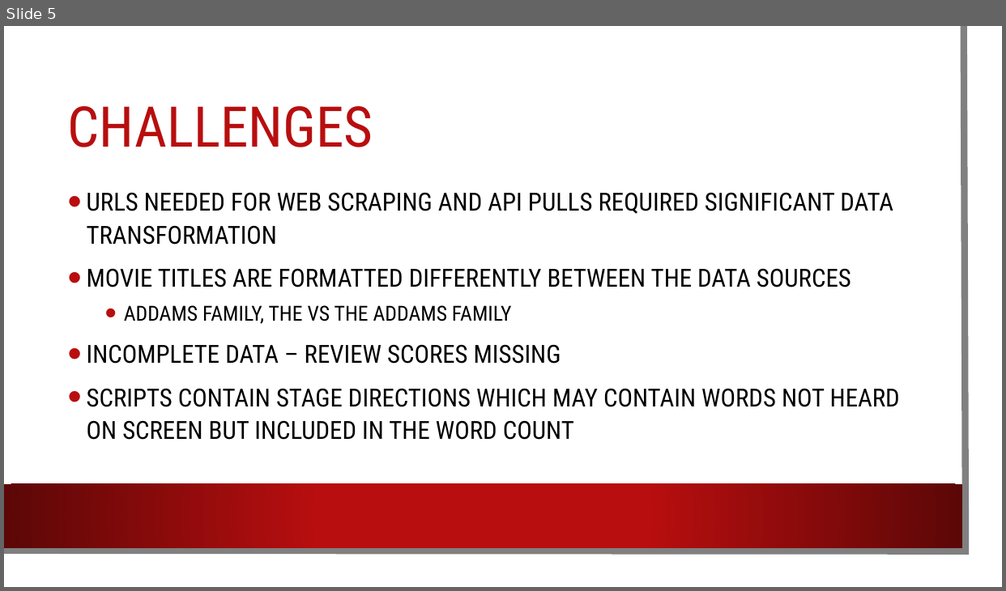
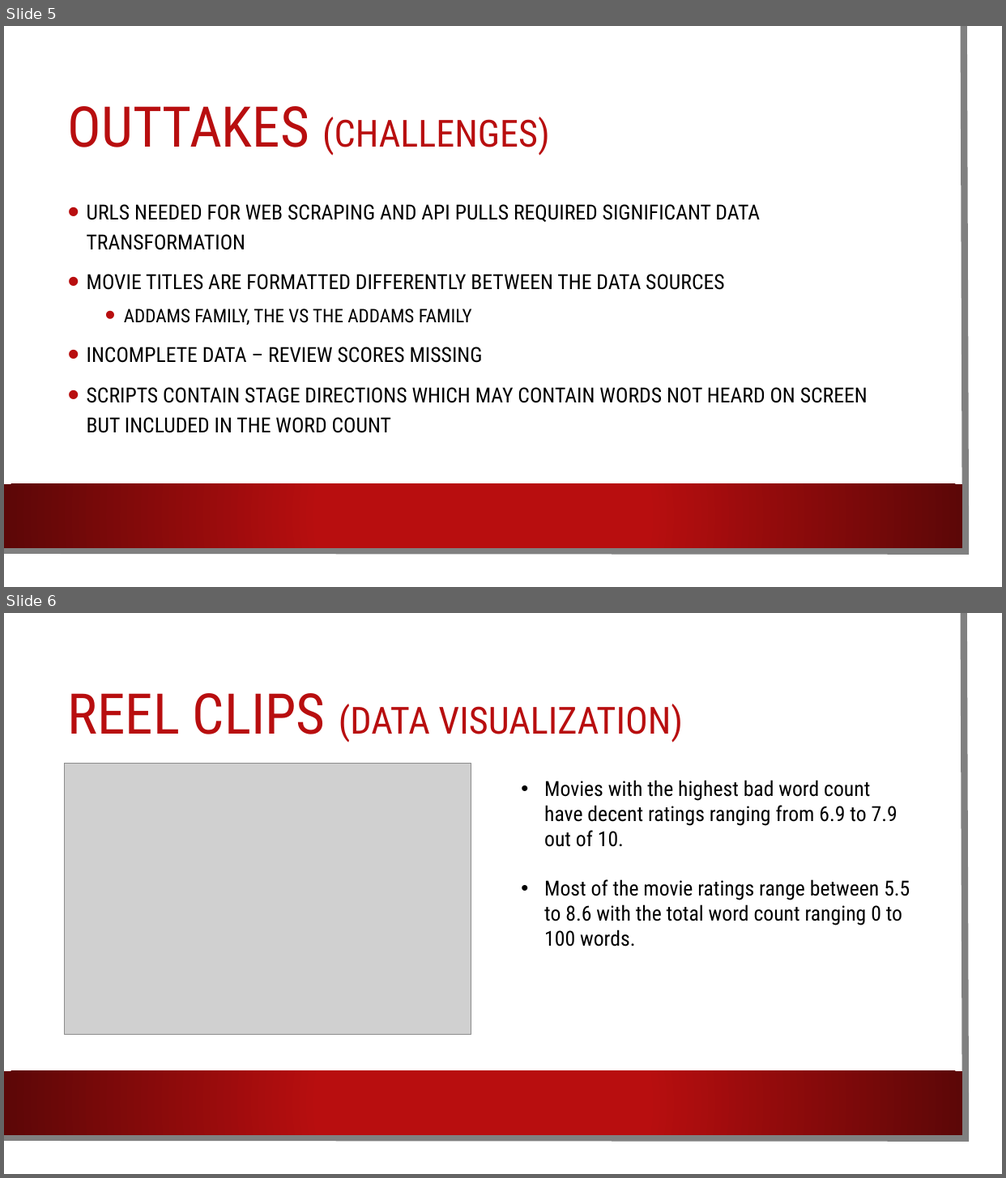
Before and after one commit to gilliangadiano/ETL-Project, a slide deck: ETL Presentation.pptx. Shown one above the other, each under a label of ours: slide 5 before the commit, slides 5 and 6 after it. The pictures are 1006x591 and 1006x1178 pixels, drawn with LibreOffice and Linux fonts; fonts in the diff are those of the drawing; grey boxes stand for pictures; background and template pictures are left out. Boxes give left, top, right and bottom in pixels: in the first picture for what was removed or moved away, otherwise in the second. Text is boxed around its words. In the diff, an @@ line names an element or a change of style, - is before the commit and + after.

```diff
--- a/ETL Presentation.pptx
+++ b/ETL Presentation.pptx
@@ slide 6 added at <box>4,613,1002,1174</box>, background picture (left out); not listed: 3 template elements that a slide beside it also shows @@
@@ title added at <box>68,693,683,743</box>, 36 pt, text #B80E0F @@
+REEL CLIPS (DATA VISUALIZATION)
@@ picture added at <box>64,764,471,1034</box> @@
@@ text added at <box>544,780,910,947</box>, 20 pt, text #000000 @@
+• Movies with the highest bad word count have decent ratings ranging from 6.9 to 7.9 out of 10.
+• Most of the movie ratings range between 5.5 to 8.6 with the total word count ranging 0 to 100 words.
@@ slide 5 changed as well @@
@@ title at <box>68,106,550,156</box>: text changed; size 54 to 36 pt @@
-CHALLENGES
+OUTTAKES (CHALLENGES)
@@ text "URLS NEEDED FOR WEB SCRAPING ..." at <box>87,204,867,433</box>: size 24 to 20 pt in "URLS NEEDED FOR WEB SCRAPING AND API ...", "MOVIE TITLES ARE FORMATTED DIFFERENTLY BETWEEN THE ...", "INCOMPLETE DATA – REVIEW SCORES MISSING", "SCRIPTS CONTAIN STAGE DIRECTIONS WHICH MAY CONTAIN ..."; size 20 to 18 pt in "ADDAMS FAMILY, THE VS THE ADDAMS FAMILY"; line spacing 1.1 to 1.2 @@
```
Also in this commit, not shown: 7 other slides changed, 1 other slide added, 2 other files.
